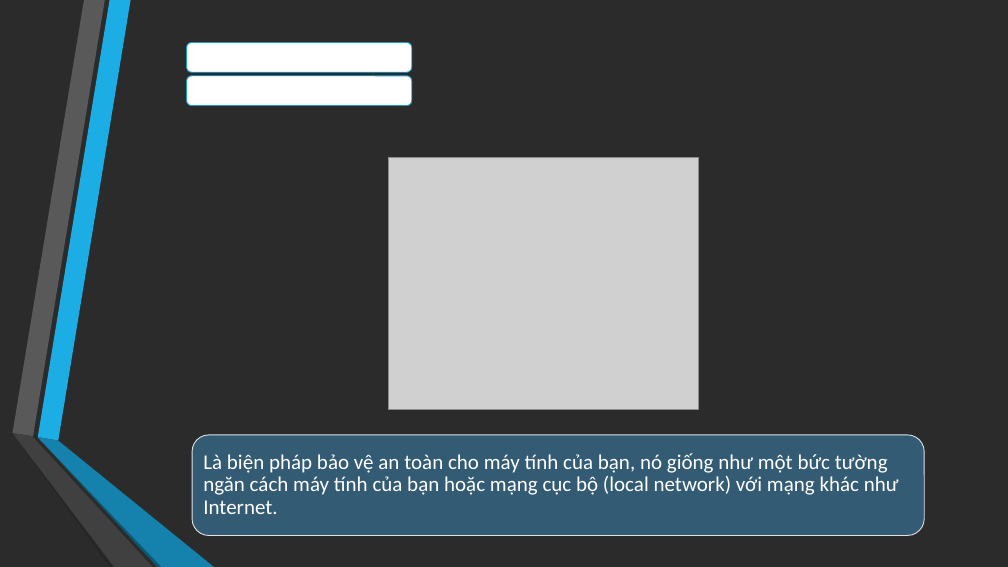
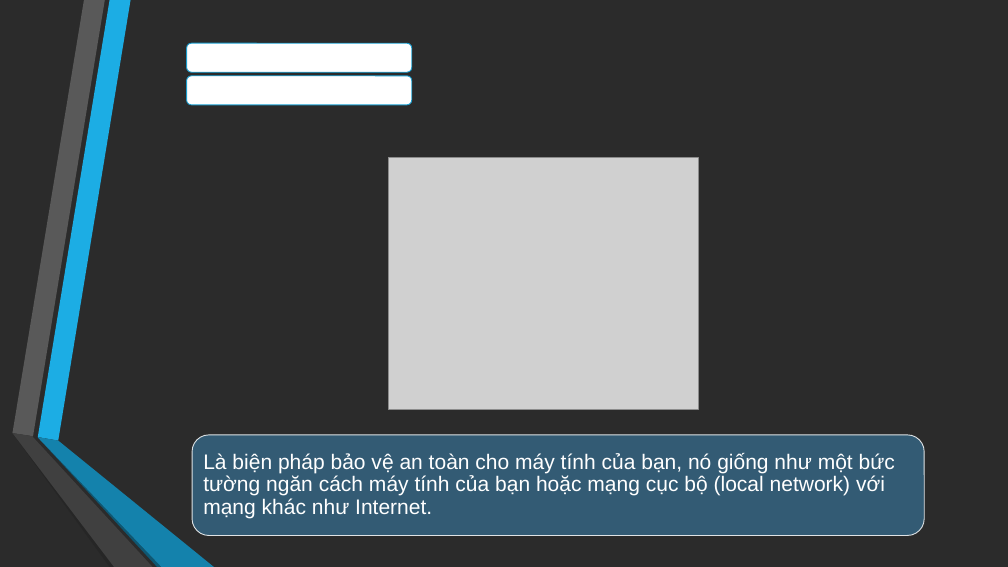
Before and after one commit to ducthangwru/MeReal, a slide deck: slide 7 of report/Slide_DoAnTotNghiep.pptx. Drawn at 1008x567 pixels with LibreOffice and Linux fonts; fonts in the diff are those of the drawing; grey boxes stand for pictures; background and template pictures are left out; a plain dark background stands for a picture behind light text. Boxes give left, top, right and bottom in pixels: in the first picture for what was removed or moved away, otherwise in the second. Text is boxed around its words. In the diff, an @@ line names an element or a change of style, - is before the commit and + after.

```diff
--- a/report/Slide_DoAnTotNghiep.pptx
+++ b/report/Slide_DoAnTotNghiep.pptx
@@ text "2. Kiến thức chung" at (188, 45, 411, 71): font Calibri to Arial @@
@@ text "Là biện pháp bảo vệ ..." at (203, 453, 895, 519): font Calibri to Arial @@
```
Also in this commit, not shown: 10 other slides changed, 2 slides added, 1 slide removed.
